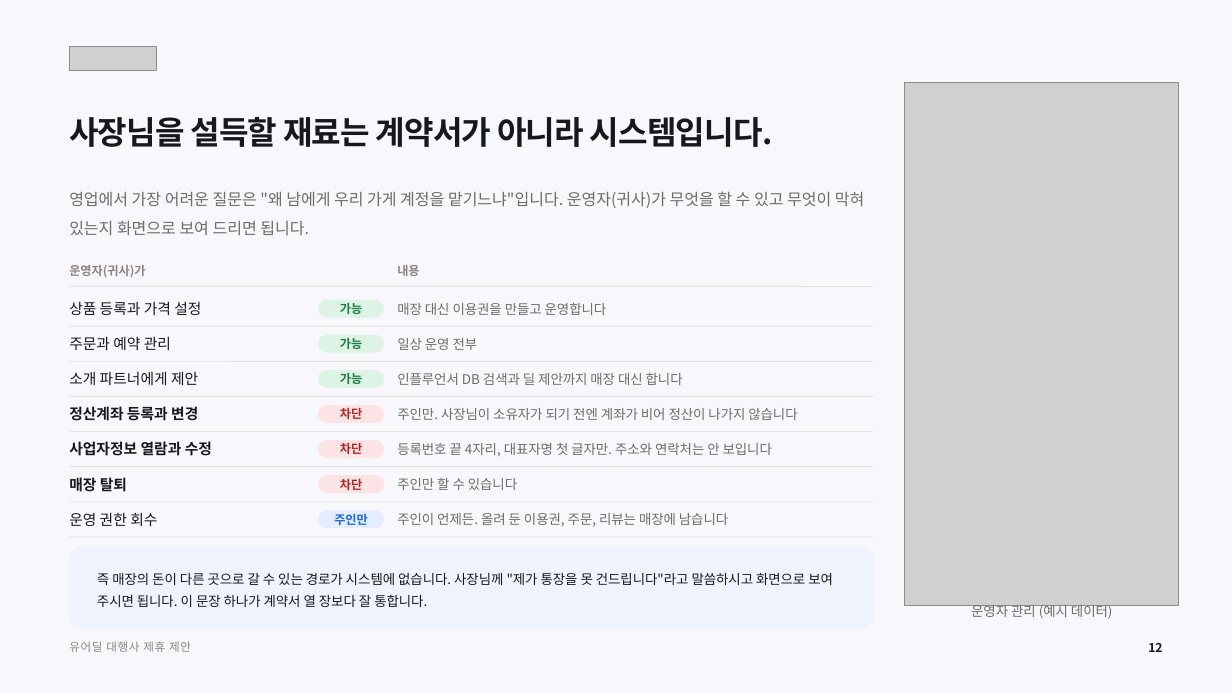
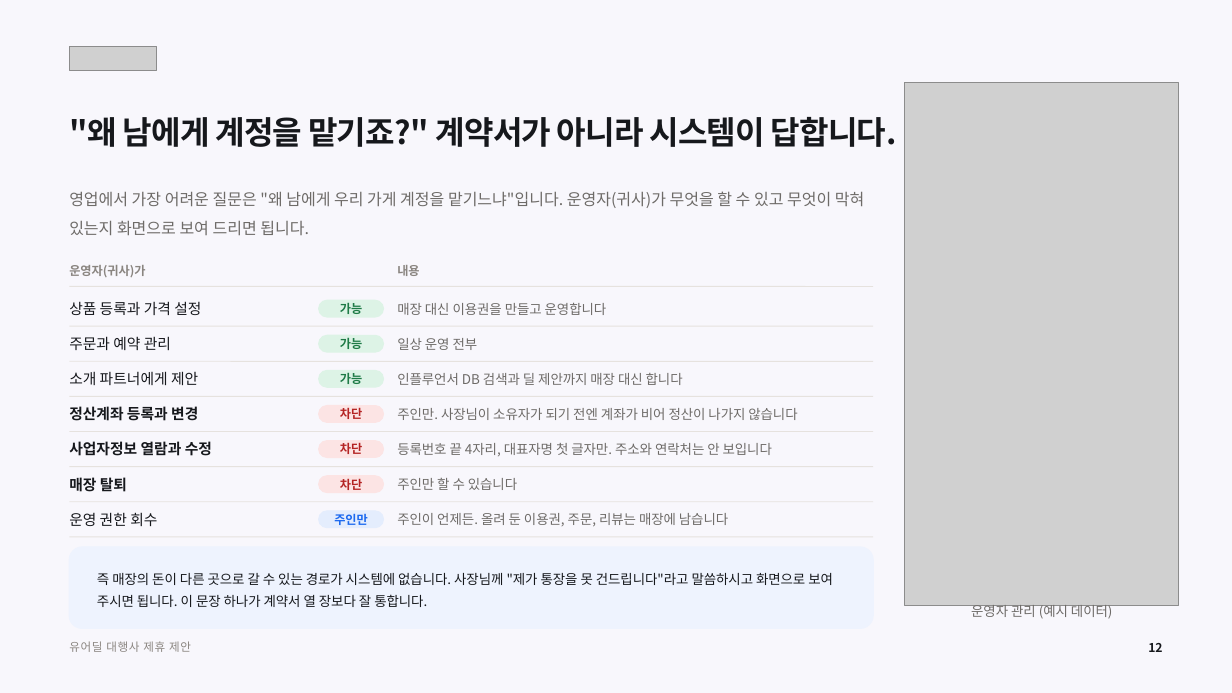
Before and after one commit to tobe2111/ur-live, a slide deck: slide 12 of docs/business/proposals/urdeal-agency-proposal.pptx. Drawn at 1232x693 pixels with LibreOffice and Linux fonts; fonts in the diff are those of the drawing; grey boxes stand for pictures. Boxes give left, top, right and bottom in pixels: in the first picture for what was removed or moved away, otherwise in the second. Text is boxed around its words. In the diff, an @@ line names an element or a change of style, - is before the commit and + after.

```diff
--- a/docs/business/proposals/urdeal-agency-proposal.pptx
+++ b/docs/business/proposals/urdeal-agency-proposal.pptx
@@ text at (69,117,897,147): text changed @@
-사장님을 설득할 재료는 계약서가 아니라 시스템입니다.
+"왜 남에게 계정을 맡기죠?" 계약서가 아니라 시스템이 답합니다.
```
Also in this commit, not shown: 15 other slides changed, 10 other files.
